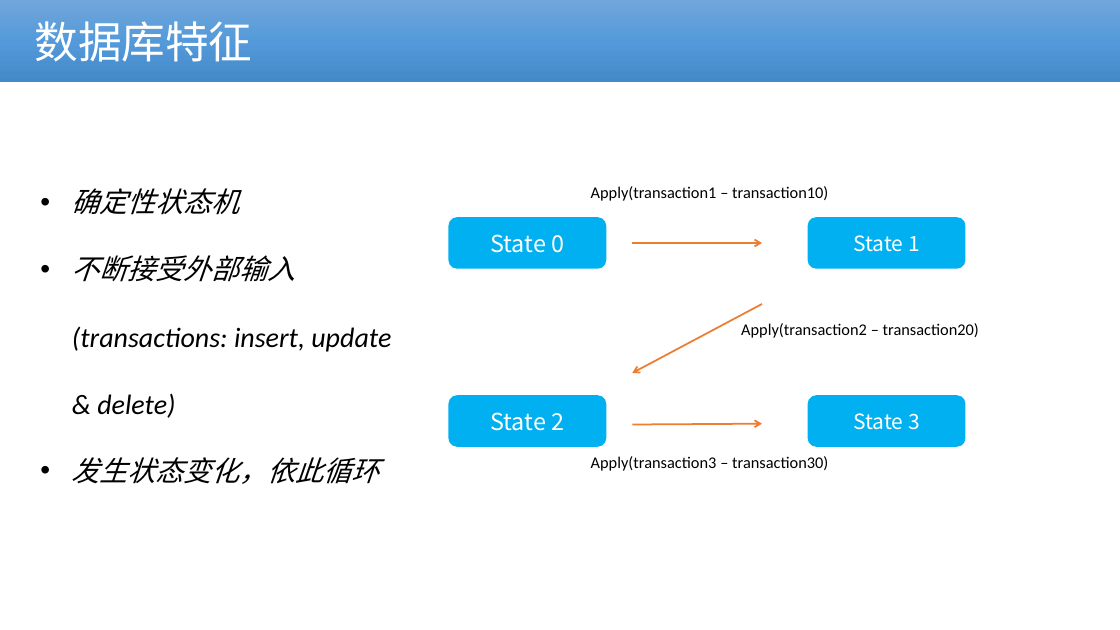
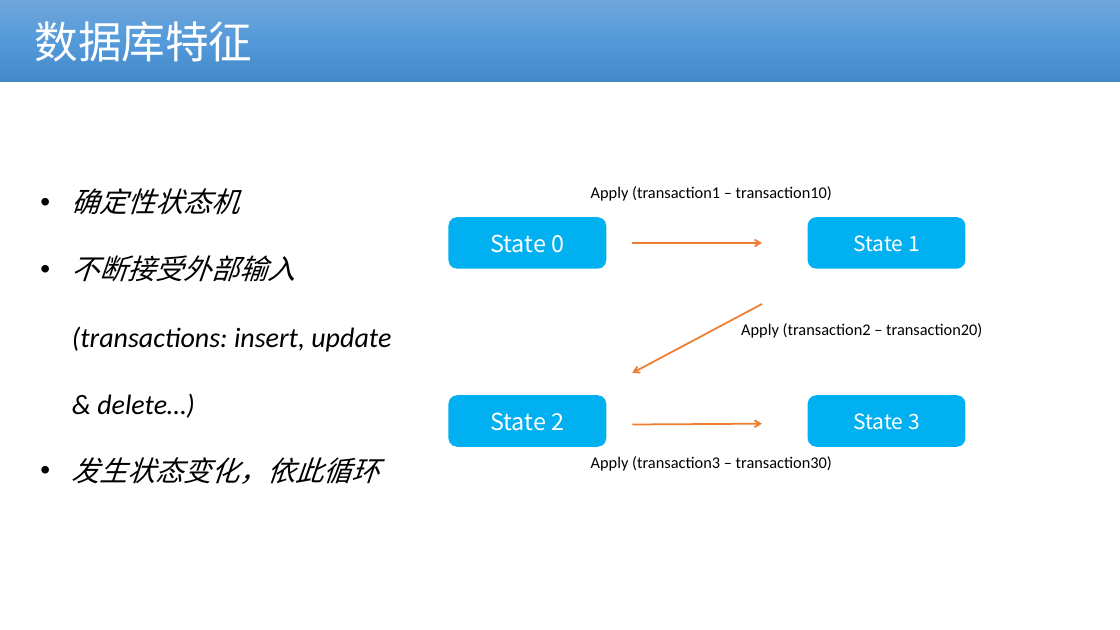
Before and after one commit to cmdpos/gaia, a slide deck: slide 7 of ppt/blockchain-dex.pptx (slide 8 before the commit). Drawn at 1120x630 pixels with LibreOffice and Linux fonts; fonts in the diff are those of the drawing; background and template pictures are left out. Boxes give left, top, right and bottom in pixels: in the first picture for what was removed or moved away, otherwise in the second. Text is boxed around its words. In the diff, an @@ line names an element or a change of style, - is before the commit and + after.

```diff
--- a/ppt/blockchain-dex.pptx
+++ b/ppt/blockchain-dex.pptx
@@ text at [591, 186, 832, 201]: spaces changed @@
-Apply(transaction1 – transaction10)
+Apply (transaction1 – transaction10)
@@ text at [72, 255, 391, 418]: text changed @@
-• 不断接受外部输入(transactions: insert, update & delete)
+• 不断接受外部输入(transactions: insert, update & delete…)
@@ text at [741, 323, 982, 338]: spaces changed @@
-Apply(transaction2 – transaction20)
+Apply (transaction2 – transaction20)
@@ text at [591, 456, 832, 471]: spaces changed @@
-Apply(transaction3 – transaction30)
+Apply (transaction3 – transaction30)
```
Also in this commit, not shown: 8 other slides changed, 4 slides added, 1 other file.
